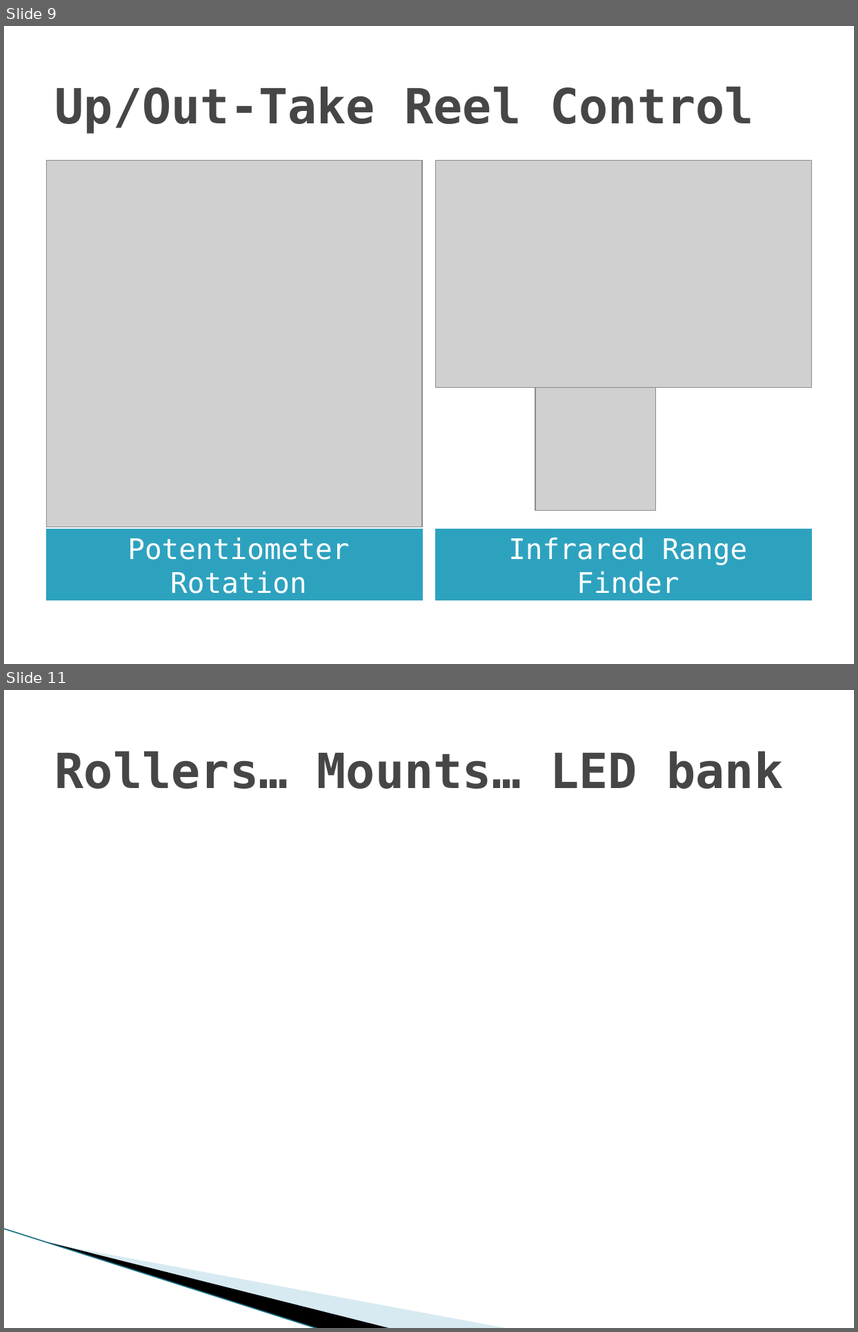
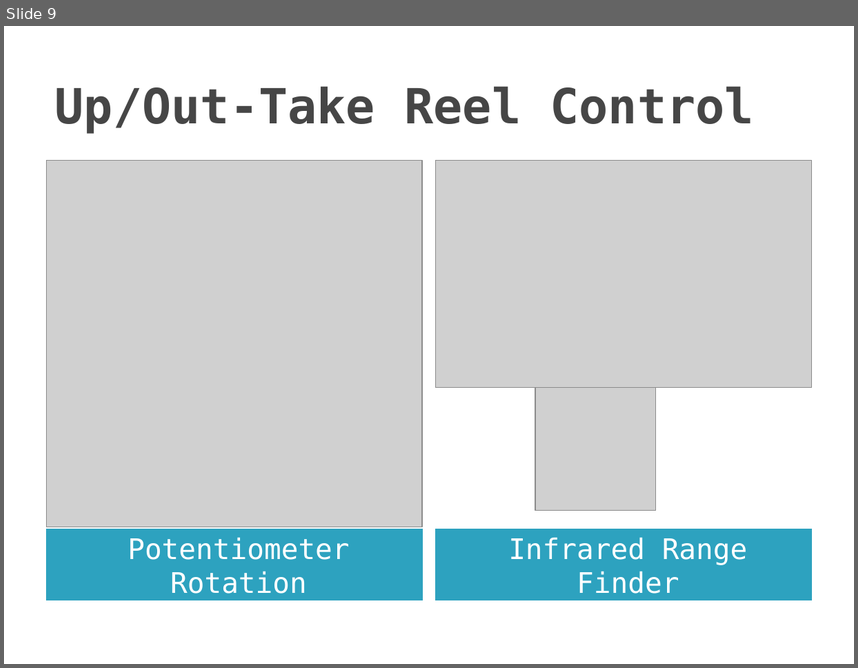
Before and after one commit to pieterpottie/flim-transport-project, a slide deck: Documents/FirstClientPresentation.pptx. Shown one above the other, each under a label of ours: slides 9 and 11 before the commit, slide 9 after it; the slides between them are not shown. The pictures are 858x1332 and 858x668 pixels, drawn with LibreOffice and Linux fonts; fonts in the diff are those of the drawing; grey boxes stand for pictures; background and template pictures are left out. Boxes give left, top, right and bottom in pixels: in the first picture for what was removed or moved away, otherwise in the second. Text is boxed around its words. In the diff, an @@ line names an element or a change of style, - is before the commit and + after.

```diff
--- a/Documents/FirstClientPresentation.pptx
+++ b/Documents/FirstClientPresentation.pptx
@@ slide 11 removed at (4, 690, 854, 1328), background #FFFFFF @@
@@ title removed at (55, 751, 783, 789) @@
-Rollers… Mounts… LED bank
@@ freeform shape removed at (70, 1155, 424, 1290) @@
@@ freeform shape removed at (4, 1228, 352, 1306) @@
@@ line removed from (4, 1228) to (319, 1328) @@
```
Also in this commit, not shown: 2 slides changed, 8 slides added.
